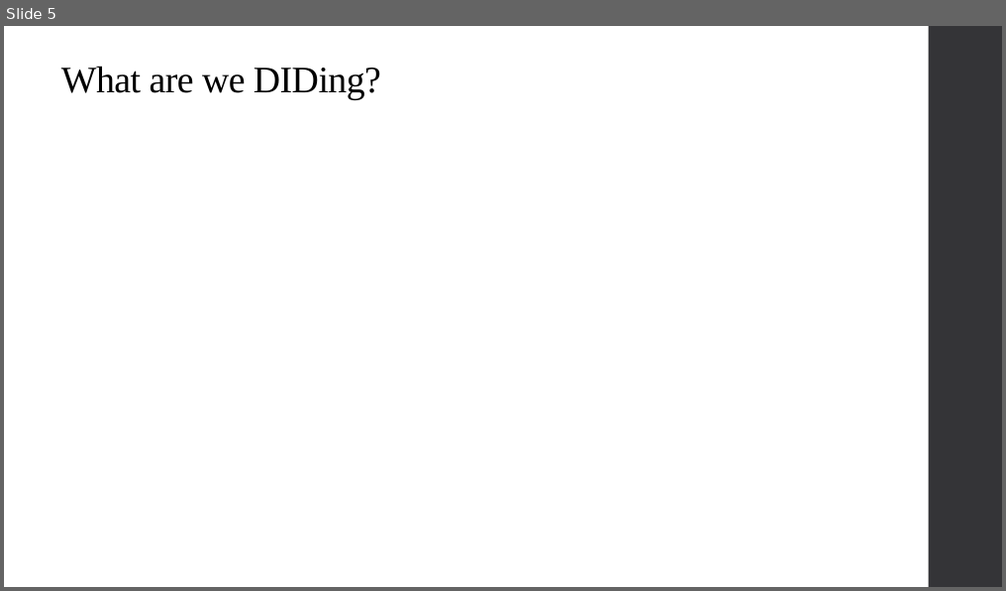
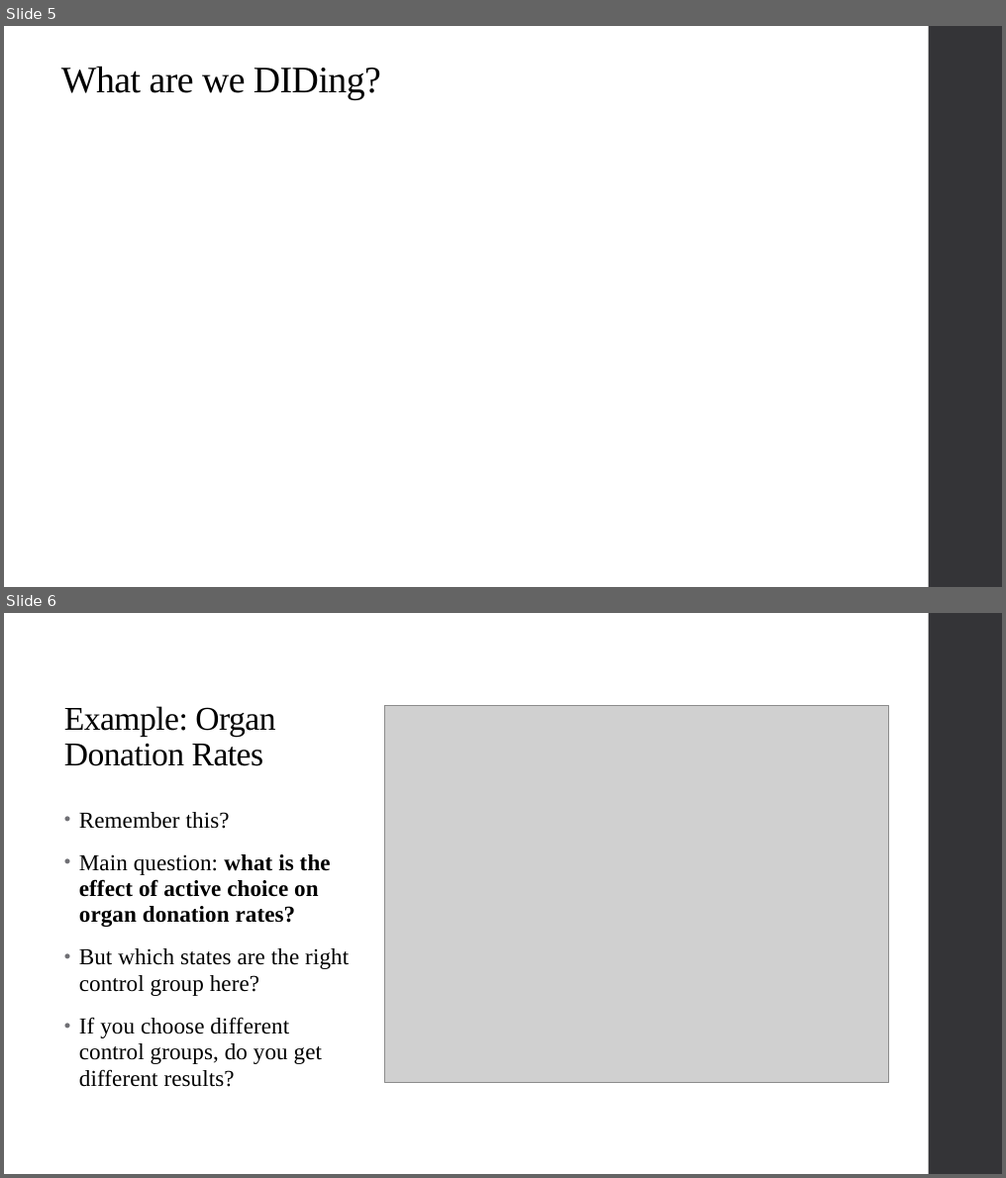
Before and after one commit to qiufei/fork-HAD5744, a slide deck: Lecture11_SyntheticControl_QuantileRegression/Lecture11_SyntheticControl_QuantileRegression.pptx. Shown one above the other, each under a label of ours: slide 5 before the commit, slides 5 and 6 after it. The pictures are 1006x591 and 1006x1178 pixels, drawn with LibreOffice and Linux fonts; fonts in the diff are those of the drawing; grey boxes stand for pictures. Boxes give left, top, right and bottom in pixels: in the first picture for what was removed or moved away, otherwise in the second. Text is boxed around its words. In the diff, an @@ line names an element or a change of style, - is before the commit and + after.

```diff
--- a/Lecture11_SyntheticControl_QuantileRegression/Lecture11_SyntheticControl_QuantileRegression.pptx
+++ b/Lecture11_SyntheticControl_QuantileRegression/Lecture11_SyntheticControl_QuantileRegression.pptx
@@ slide 6 added at (4,613,1002,1174), background #FFFFFF; not listed: 1 template element that a slide beside it also shows @@
@@ title added at (64,706,275,766), 32 pt, text #000000 @@
+Example: Organ Donation Rates
@@ picture added at (385,705,889,1083) @@
@@ text added at (79,812,349,1087), 22 pt, text #000000 @@
+• Remember this?
+• Main question: what is the effect of active choice on organ donation rates?
+• But which states are the right control group here?
+• If you choose different control groups, do you get different results?
```
Also in this commit, not shown: 12 slides changed, 7 other slides added, 5 slides removed, 4 other files.
